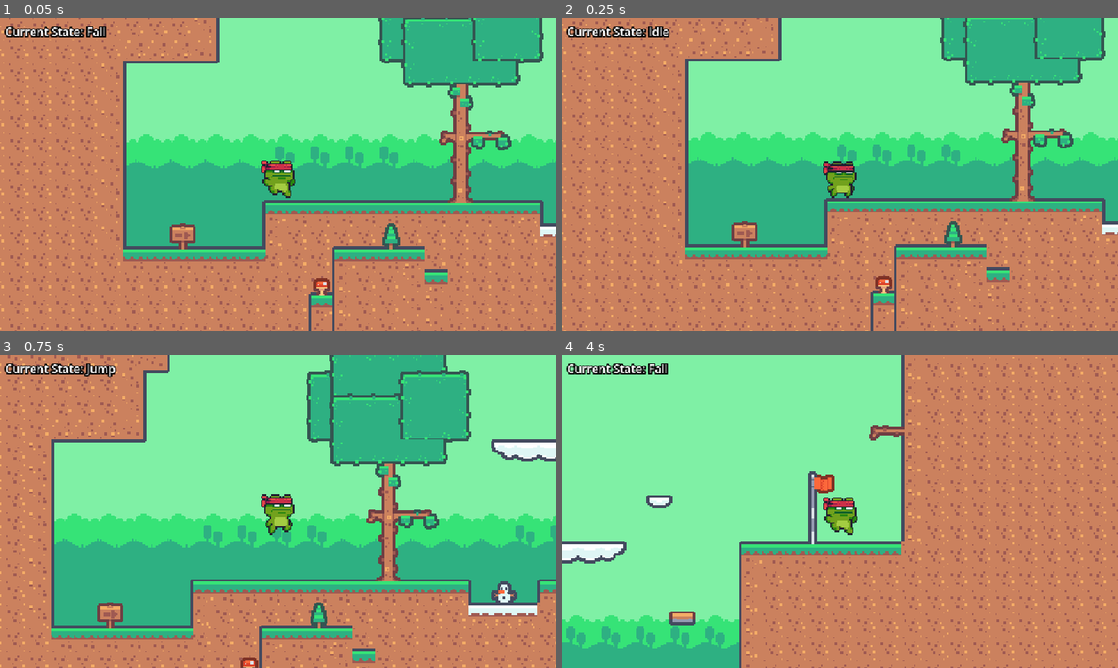
Above: before the commit, frames 1-4 (two rows, left to right).
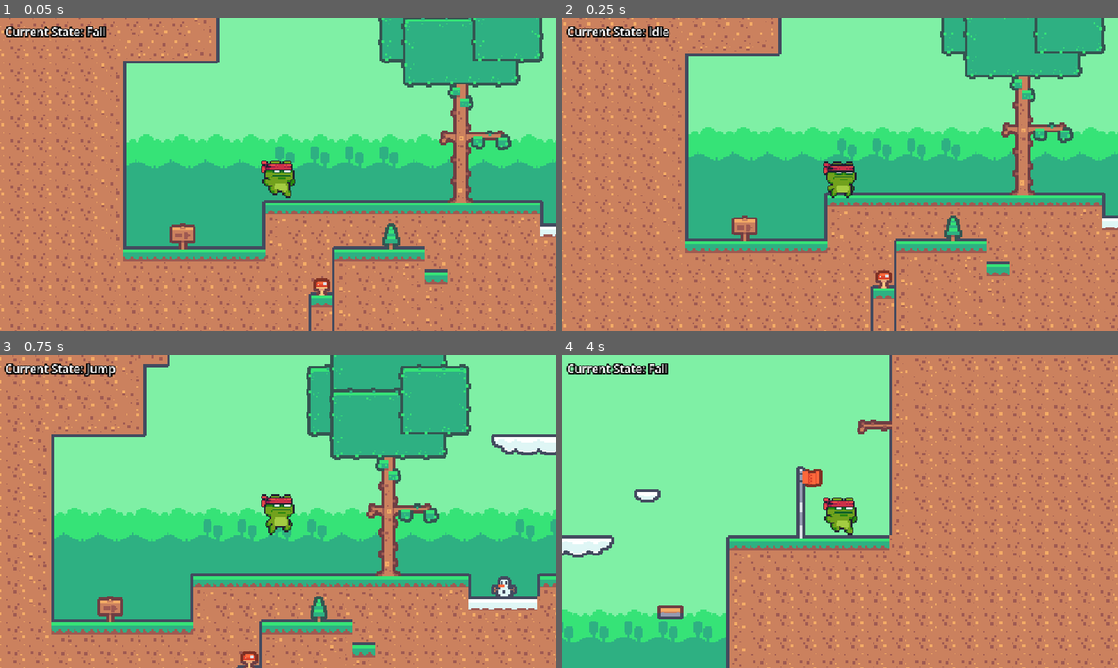
Above: after the commit, the same moments.

Repository: junyi-xie/game-dev-minor
Game: Godot game, scene res://scenes/level/level.tscn
The game is run twice, just before and just after one commit, with the same random seed, the same clock (stepped at 60 frames per second) and the same inputs.
Inputs:
- Up to frame 1 (0.05 s): no input
- Up to frame 2 (0.25 s): no input
- Up to frame 3 (0.75 s): hold D (move_right) from 0.53 s (still down); tap Space (jump) at 0.6 s
- Up to frame 4 (4 s): tap Space (jump) at 0.77, 1.07, 1.35, 1.52, 1.82, 2.1, 2.85, 3.02, 3.32, 3.6, 3.77 s; release D (move_right) at 2.03 s; hold A (move_left) 2.03-2.78 s; hold D (move_right) from 2.78 s (still down)

Frame 1 is identical in both runs. In frame 2, 20% of the frame differs, in the area x 0-100%, y 0-100%; in frame 3, 20%; in frame 4, 17%.

Commit message:
fix indepenent state

Diff:
--- a/finite-state-machine/scenes/player/player.tscn
+++ b/finite-state-machine/scenes/player/player.tscn
@@ -355,7 +355,7 @@
 }]
 
 [sub_resource type="RectangleShape2D" id="RectangleShape2D_fesw4"]
-size = Vector2(20, 26)
+size = Vector2(20, 22)
 
 [node name="Player" type="CharacterBody2D"]
 script = ExtResource("1_7h6ip")
@@ -366,7 +366,7 @@
 frame_progress = 0.769351
 
 [node name="CollisionShape2D" type="CollisionShape2D" parent="."]
-position = Vector2(0, 4)
+position = Vector2(0, 2)
 shape = SubResource("RectangleShape2D_fesw4")
 
 [node name="StateMachine" type="Node" parent="." node_paths=PackedStringArray("default_state")]
@@ -395,11 +395,10 @@
 double_jump_state = NodePath("../DoubleJump")
 animation_name = "jump"
 
-[node name="Fall" type="Node" parent="StateMachine" node_paths=PackedStringArray("idle_state", "walk_state", "double_jump_state")]
+[node name="Fall" type="Node" parent="StateMachine" node_paths=PackedStringArray("idle_state", "walk_state")]
 script = ExtResource("12_fm80t")
 idle_state = NodePath("../Idle")
 walk_state = NodePath("../Walk")
-double_jump_state = NodePath("../DoubleJump")
 animation_name = "fall"
 
 [node name="DoubleJump" type="Node" parent="StateMachine" node_paths=PackedStringArray("fall_state")]
--- a/finite-state-machine/script/states/fall.gd
+++ b/finite-state-machine/script/states/fall.gd
@@ -3,13 +3,9 @@
 @export_category("States")
 @export var idle_state: State
 @export var walk_state: State
-@export var double_jump_state: State
 
 func process_physics(delta: float) -> State:
 	parent.velocity.y += gravity * delta
-
-	if parent.is_on_floor():
-		parent.can_double_jump = true
 
 	var movement = Input.get_axis("move_left", "move_right") * move_speed
 
@@ -19,10 +15,6 @@
 	parent.velocity.x = movement
 	parent.move_and_slide()
 
-	if Input.is_action_just_pressed("jump") and not parent.is_on_floor() and parent.can_double_jump:
-		parent.can_double_jump = false
-		return double_jump_state
-
 	if parent.is_on_floor():
 		if movement != 0:
 			return walk_state
Not shown, added: finite-state-machine/preview.png.import
